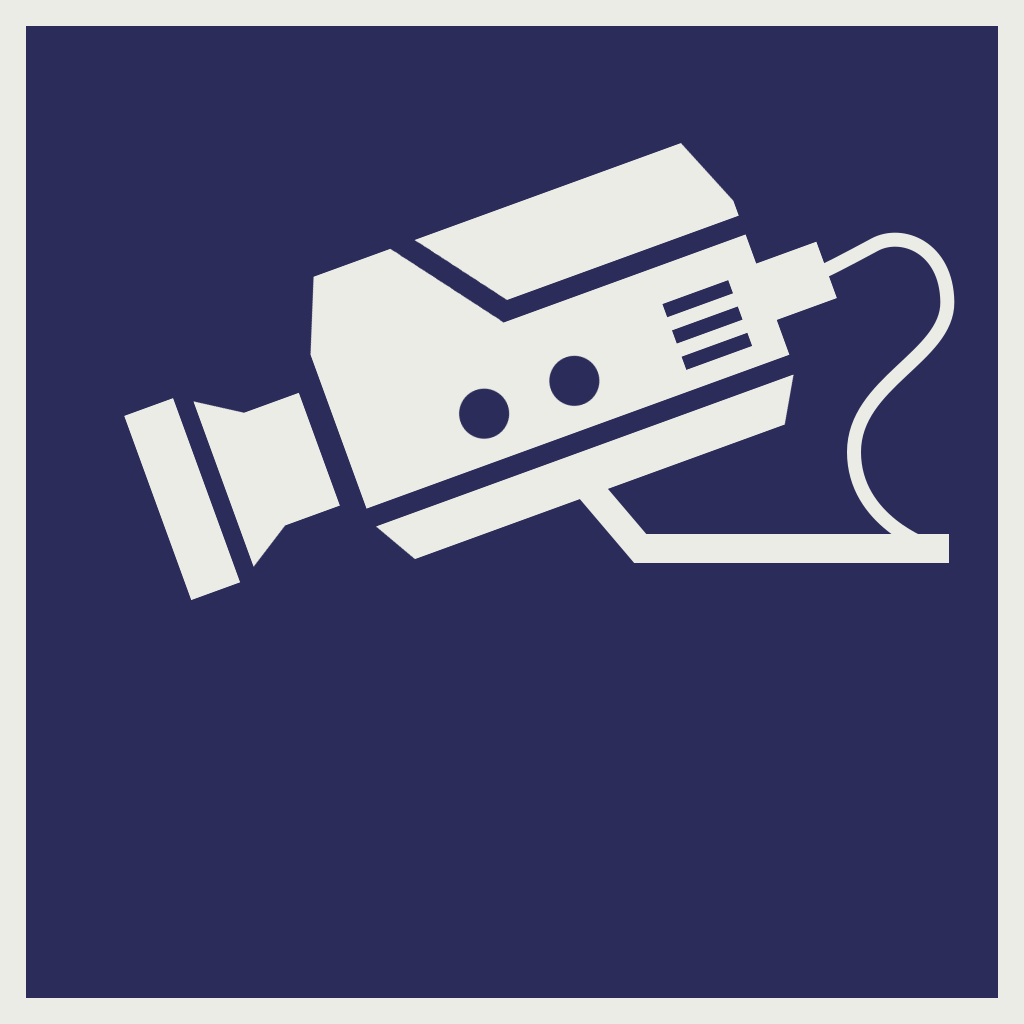
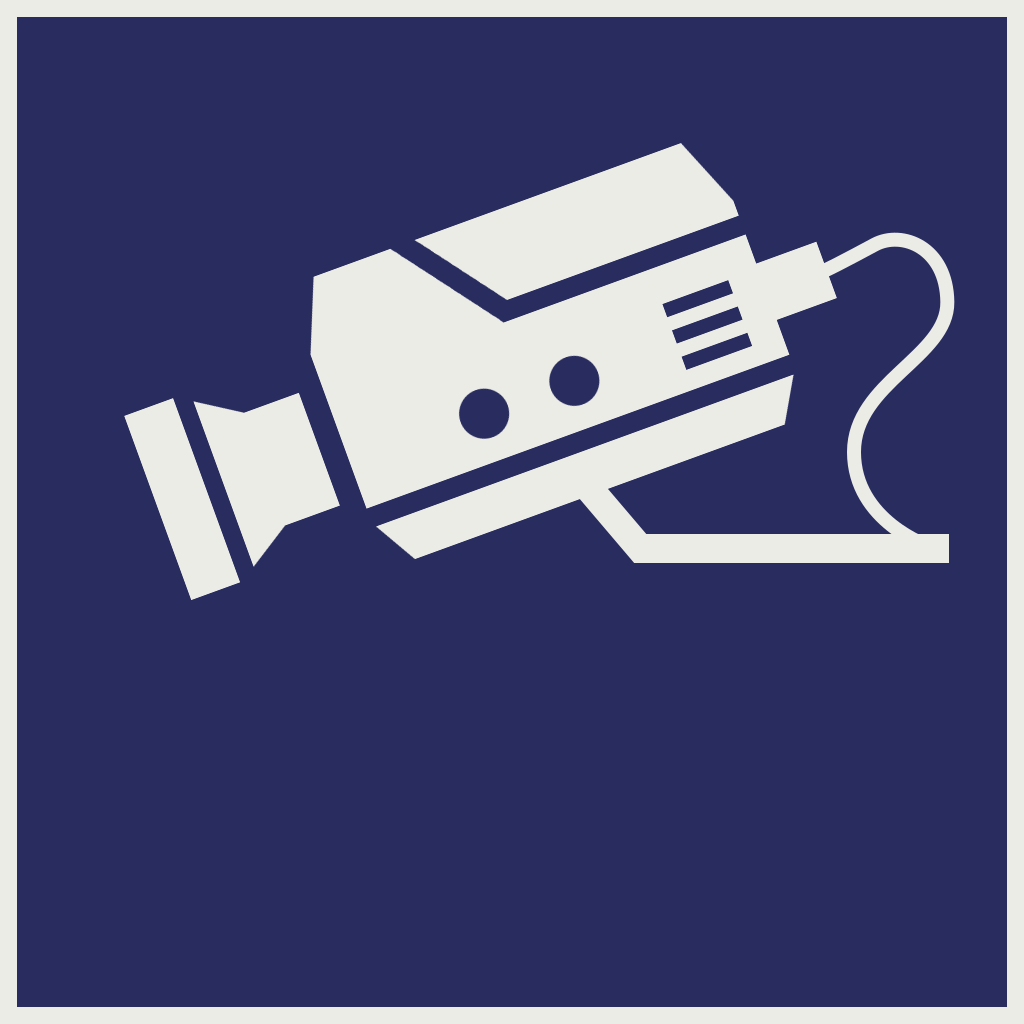
Two versions of the same layered image (1024 x 1024). Layer-by-layer changes:
painted on "Frame" over [17, 17, 1007, 1007]
painted on "Background" over [17, 17, 1007, 1007]
